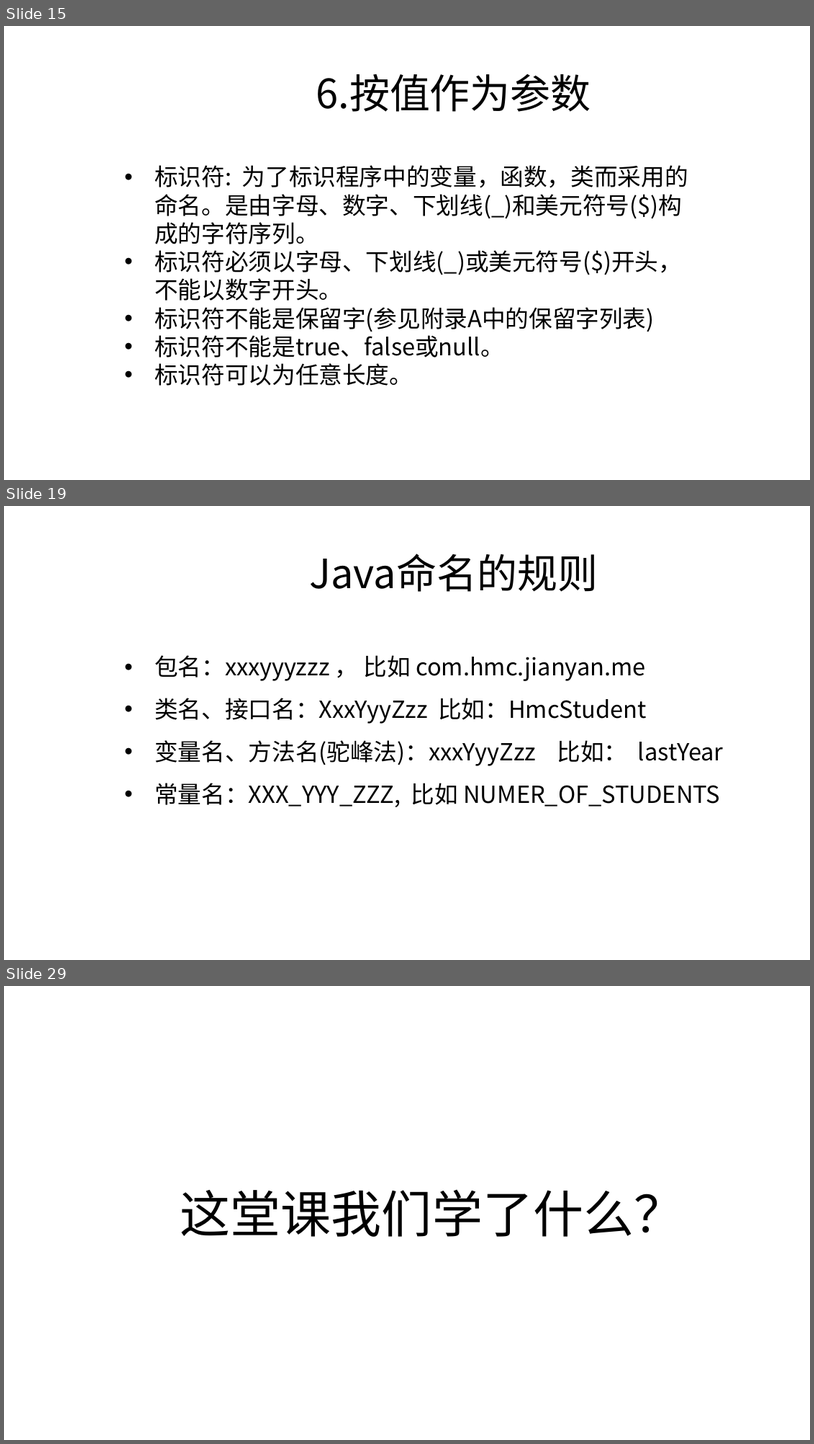
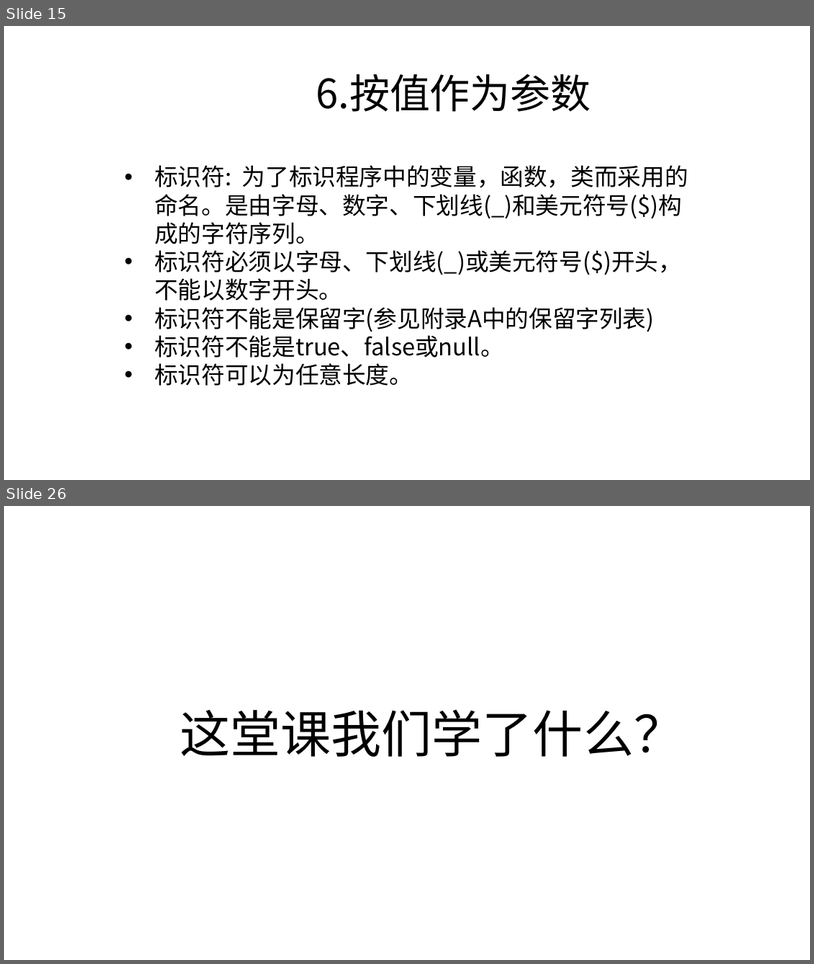
Before and after one commit to zjyesir/hmc_java_1, a slide deck: ppt/2.3 方法.pptx. Shown one above the other, each under a label of ours: slides 15, 19 and 29 before the commit, slides 15 and 26 after it; the slides between them are not shown. The pictures are 814x1444 and 814x964 pixels, drawn with LibreOffice and Linux fonts; fonts in the diff are those of the drawing; background and template pictures are left out. Boxes give left, top, right and bottom in pixels: in the first picture for what was removed or moved away, otherwise in the second. Text is boxed around its words. In the diff, an @@ line names an element or a change of style, - is before the commit and + after.

Commit message:
方法 ppt做好

```diff
--- a/ppt/2.3 方法.pptx
+++ b/ppt/2.3 方法.pptx
@@ slide 19 removed at <box>4,506,810,960</box>, background picture (left out) @@
@@ text removed at <box>309,554,598,592</box> @@
-Java命名的规则
@@ text removed at <box>154,655,724,807</box> @@
-• 包名：xxxyyyzzz ， 比如 com.hmc.jianyan.me
-• 类名、接口名：XxxYyyZzz 比如：HmcStudent
-• 变量名、方法名(驼峰法)：xxxYyyZzz 比如： lastYear
-• 常量名：XXX_YYY_ZZZ, 比如 NUMER_OF_STUDENTS
@@ what was slide 29 is now slide 26 @@
```
Also in this commit, not shown: 2 slides changed, 11 slides added, 13 other slides removed, 2 other files.
